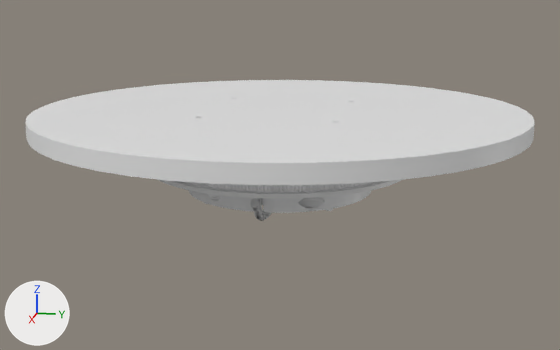
One commit to the Blender file Turntable_MK01/design/TurnTableB_Corrected.blend: the scene before it, then after it.
The view is the same before and after, from a camera (50 mm lens) standing at (0.47, 0.094, 0.135) and looking at (-0.001, 0.0, 0.018). The axes (+X, +Y, +Z) are drawn at lower left. The lights are the same throughout. The same objects are shown in both versions, whatever each file hides.

In view in the first picture: 'Encoder', 'LagerHalterUnten', 'Plattform', 'RiemenScheibe-LagerHalter', 'RillenKugelLager6210-2Z_P2'.
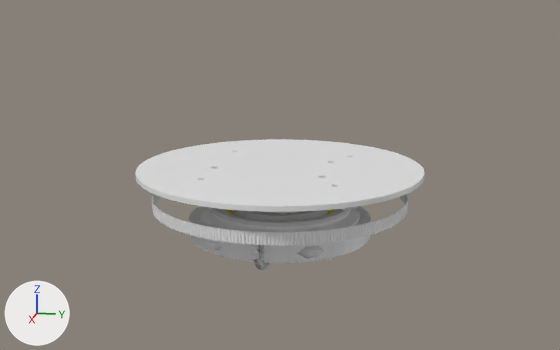
ob_pulley_250tooth is not drawn itself; it is used by a modifier of ob_riemenscheibe_lagerhalter.

Changed parts and their boxes (x1, y1, x2, y2) in the pictures (560 x 350 px):
'Plattform', reshaped, moved (43% narrower, 30% shorter): before (25, 80, 535, 185); after (135, 139, 425, 212)
'RiemenScheibe-LagerHalter', moved: before (157, 179, 403, 199); after (152, 194, 408, 246)
'LagerHalterUnten', moved: before (189, 190, 371, 213); after (189, 206, 371, 263)
'RillenKugelLager6210-2Z_P2', moved: before (261, 198, 263, 205); after (209, 207, 350, 254)
'PositivVerzahnung', moved (not visible before): after (200, 207, 360, 232)
'EncoderKabel', moved: before (250, 199, 271, 221); after (251, 250, 270, 270)
'Encoder', moved: before (252, 199, 269, 218); after (251, 211, 299, 269)
'FlanschLochUnten', moved (not visible afterwards): before (205, 203, 333, 211)
'FlanschSechsEck', moved (not visible before): after (203, 224, 214, 227)

Edits to the bpy script that builds the scene:
```text
Change cu_beziercircle_006:
    where _sp = cu_beziercircle_006.splines.new('BEZIER'); _sp.bezier_points.add(3)
    remove _sp.bezier_points.foreach_set('co', [-0.151, 0.0, 0.0, 0.0, 0.151, 0.0, 0.151, 0.0, 0.0, 0.0, -0.151, 0.0])
    remove _sp.bezier_points.foreach_set('handle_left', [-0.151, -0.0833, 0.0, -0.0833, 0.151, 0.0, 0.151, 0.0833, 0.0, 0.0833, -0.151, 0.0])
    remove _sp.bezier_points.foreach_set('handle_right', [-0.151, 0.0833, 0.0, 0.0833, 0.151, 0.0, 0.151, -0.0833, 0.0, -0.0833, -0.151, 0.0])
    add _sp.bezier_points.foreach_set('co', [-0.09, 0.0, 0.0, 0.0, 0.09, 0.0, 0.09, 0.0, 0.0, 0.0, -0.09, 0.0])
    add _sp.bezier_points.foreach_set('handle_left', [-0.09, -0.0497, 0.0, -0.0497, 0.09, 0.0, 0.09, 0.0497, 0.0, 0.0497, -0.09, 0.0])
    add _sp.bezier_points.foreach_set('handle_right', [-0.09, 0.0497, 0.0, 0.0497, 0.09, 0.0, 0.09, -0.0497, 0.0, -0.0497, -0.09, 0.0])
    add _sp = cu_beziercircle_006.splines.new('BEZIER'); _sp.bezier_points.add(3)
    add _sp.bezier_points.foreach_set('co', [0.02, 0.0325, 0.0, 0.0225, 0.03, 0.0, 0.02, 0.0275, 0.0, 0.0175, 0.03, 0.0])
    add _sp.bezier_points.foreach_set('handle_left', [0.0186, 0.0325, 0.0, 0.0225, 0.0314, 0.0, 0.0214, 0.0275, 0.0, 0.0175, 0.0286, 0.0])
    add _sp.bezier_points.foreach_set('handle_right', [0.0214, 0.0325, 0.0, 0.0225, 0.0286, 0.0, 0.0186, 0.0275, 0.0, 0.0175, 0.0314, 0.0])
    add for _p, _l, _r in zip(_sp.bezier_points, ['AUTO', 'AUTO', 'AUTO', 'AUTO'], ['AUTO', 'AUTO', 'AUTO', 'AUTO']): _p.handle_left_type = _l; _p.handle_right_type = _r
    add _sp.order_u = 0
    add _sp.order_v = 0
    add _sp.use_cyclic_u = True
    add _sp = cu_beziercircle_006.splines.new('BEZIER'); _sp.bezier_points.add(3)
    add _sp.bezier_points.foreach_set('co', [-0.02, 0.0325, 0.0, -0.0175, 0.03, 0.0, -0.02, 0.0275, 0.0, -0.0225, 0.03, 0.0])
    add _sp.bezier_points.foreach_set('handle_left', [-0.0214, 0.0325, 0.0, -0.0175, 0.0314, 0.0, -0.0186, 0.0275, 0.0, -0.0225, 0.0286, 0.0])
    add _sp.bezier_points.foreach_set('handle_right', [-0.0186, 0.0325, 0.0, -0.0175, 0.0286, 0.0, -0.0214, 0.0275, 0.0, -0.0225, 0.0314, 0.0])
    add for _p, _l, _r in zip(_sp.bezier_points, ['AUTO', 'AUTO', 'AUTO', 'AUTO'], ['AUTO', 'AUTO', 'AUTO', 'AUTO']): _p.handle_left_type = _l; _p.handle_right_type = _r
    add _sp.order_u = 0
    add _sp.order_v = 0
    add _sp.use_cyclic_u = True
    add _sp = cu_beziercircle_006.splines.new('BEZIER'); _sp.bezier_points.add(3)
    add _sp.bezier_points.foreach_set('co', [0.01, -0.0375, 0.0, 0.0125, -0.04, 0.0, 0.01, -0.0425, 0.0, 0.00748, -0.04, 0.0])
    add _sp.bezier_points.foreach_set('handle_left', [0.00861, -0.0375, 0.0, 0.0125, -0.0386, 0.0, 0.0114, -0.0425, 0.0, 0.00748, -0.0414, 0.0])
    add _sp.bezier_points.foreach_set('handle_right', [0.0114, -0.0375, 0.0, 0.0125, -0.0414, 0.0, 0.00861, -0.0425, 0.0, 0.00748, -0.0386, 0.0])
    add for _p, _l, _r in zip(_sp.bezier_points, ['AUTO', 'AUTO', 'AUTO', 'AUTO'], ['AUTO', 'AUTO', 'AUTO', 'AUTO']): _p.handle_left_type = _l; _p.handle_right_type = _r
    add _sp.order_u = 0
    add _sp.order_v = 0
    add _sp.use_cyclic_u = True
    cu_beziercircle_006.extrude: 0.005 -> 0.0015
Change ob_rillenkugellager6210_2z_p2:
    ob_rillenkugellager6210_2z_p2.location: (0.0, 0.0, 0.0101) -> (0.0, 0.0, -0.0199)
Change ob_pulley_250tooth:
    ob_pulley_250tooth.location: (0.0, 0.0, 0.015) -> (0.0, 0.0, -0.015)
Change ob_plattform:
    ob_plattform.location: (0.0, 0.0, 0.055) -> (0.0, 0.0, 0.0215)
Change ob_lagerhalterunten:
    ob_lagerhalterunten.location: (0.0, 0.0, 0.02) -> (0.0, 0.0, -0.01)
Change ob_encoder:
    ob_encoder.location: (0.0, 0.0, 0.0124) -> (0.0, 0.0, -0.0176)
Change ob_riemenscheibe_lagerhalter:
    ob_riemenscheibe_lagerhalter.location: (0.0, 0.0, 0.0308) -> (0.0, 0.0, 0.000825)
```
